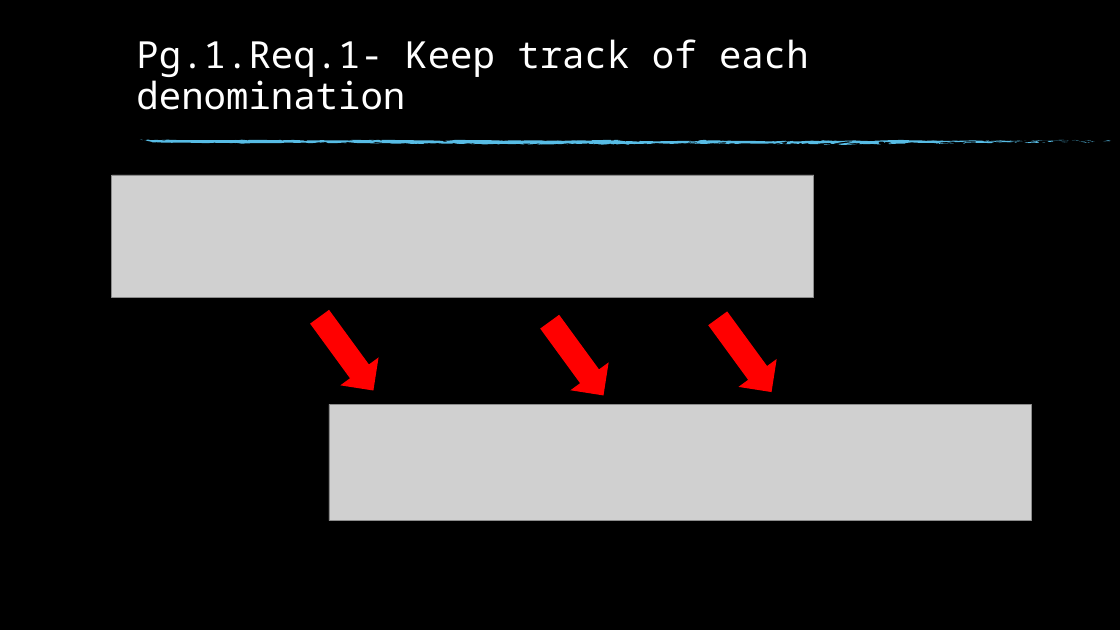
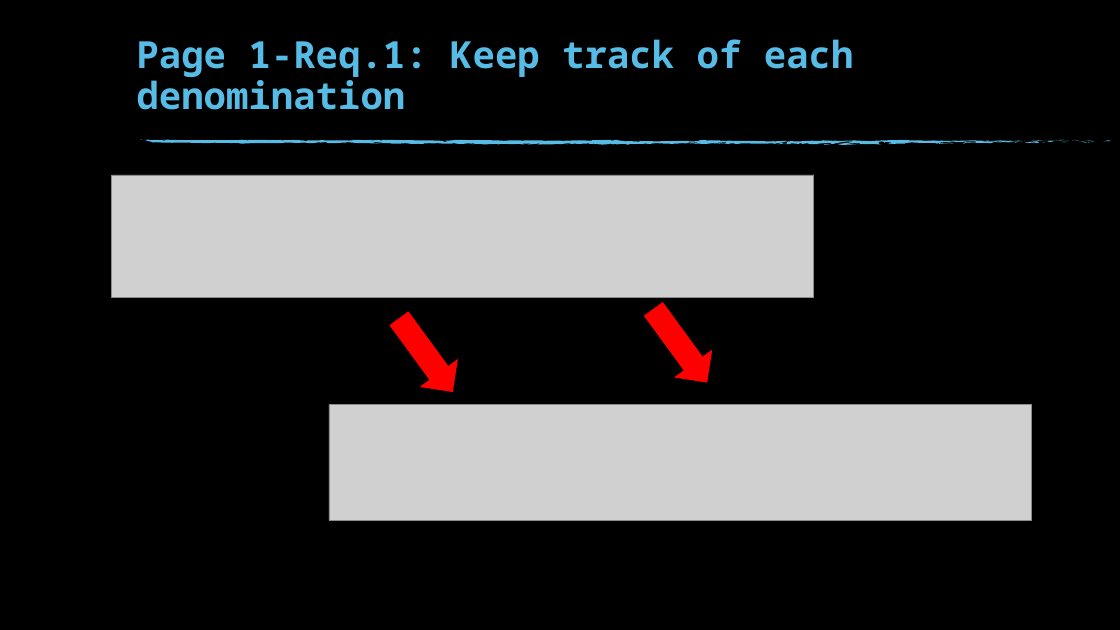
Before and after one commit to nathandangelo1/EvaluationPresentation-Kiosk, a slide deck: slide 17 of EvalPresentation_DAngelo.pptx (slide 12 before the commit). Drawn at 1120x630 pixels with LibreOffice and Linux fonts; fonts in the diff are those of the drawing; grey boxes stand for pictures; background and template pictures are left out. Boxes give left, top, right and bottom in pixels: in the first picture for what was removed or moved away, otherwise in the second. Text is boxed around its words. In the diff, an @@ line names an element or a change of style, - is before the commit and + after.

```diff
--- a/EvalPresentation_DAngelo.pptx
+++ b/EvalPresentation_DAngelo.pptx
@@ title at [136, 39, 854, 110]: text changed; text colour #FFFFFF to #57BCE5; bold on @@
-Pg.1.Req.1- Keep track of each denomination
+Page 1-Req.1: Keep track of each denomination
@@ up arrow: place and size @@
-up arrow at [532, 309, 621, 408]
+up arrow at [636, 296, 725, 395]
@@ up arrow removed at [302, 304, 391, 403] @@
@@ up arrow: place and size @@
-up arrow at [700, 306, 789, 404]
+up arrow at [381, 306, 470, 404]
```
Also in this commit, not shown: 16 other slides changed, 11 slides added, 4 slides removed.
